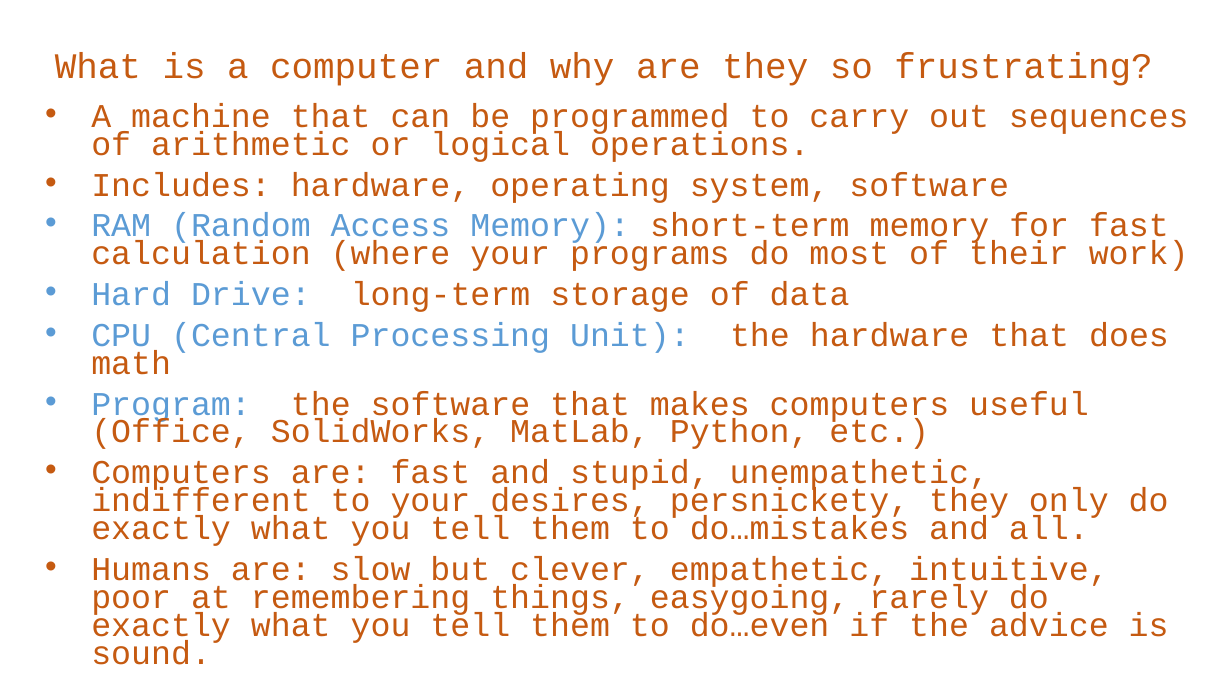
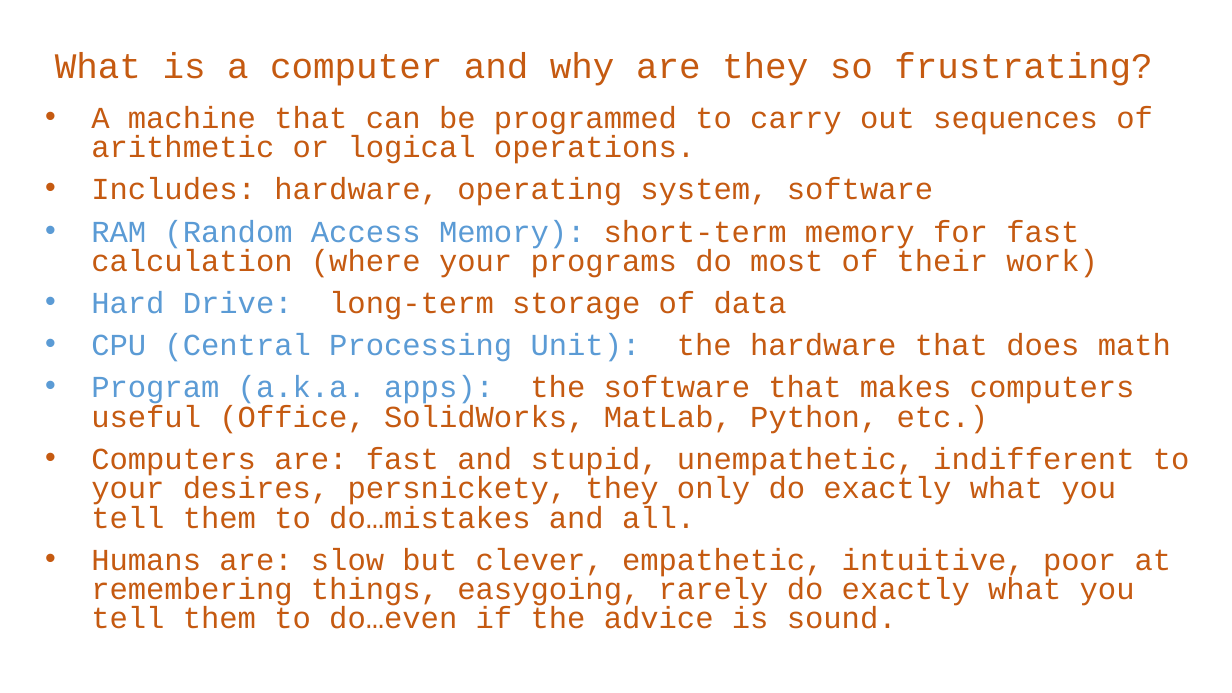
Before and after one commit to profSmay/Week1, a slide deck: slide 9 of Lec01.pptx. Drawn at 1232x693 pixels with LibreOffice and Linux fonts; fonts in the diff are those of the drawing. Boxes give left, top, right and bottom in pixels: in the first picture for what was removed or moved away, otherwise in the second. Text is boxed around its words. In the diff, an @@ line names an element or a change of style, - is before the commit and + after.

```diff
--- a/Lec01.pptx
+++ b/Lec01.pptx
@@ text at (91, 106, 1190, 629): size 25.9 to 23.8 pt in "A machine that can be programmed to ...", "Includes: hardware, operating system, software", "RAM (Random Access Memory): short-term memory for ...", "Hard Drive: long-term storage of data" and 3 more places; line spacing 0.7 to 0.8 @@
@@ text at (91, 375, 1135, 434): text changed; size 25.9 to 23.8 pt @@
-• Program: the software that makes computers useful (Office, SolidWorks, MatLab, Python, etc.)
+• Program (a.k.a. apps): the software that makes computers useful (Office, SolidWorks, MatLab, Python, etc.)
```
Also in this commit, not shown: 1 other slide changed.
